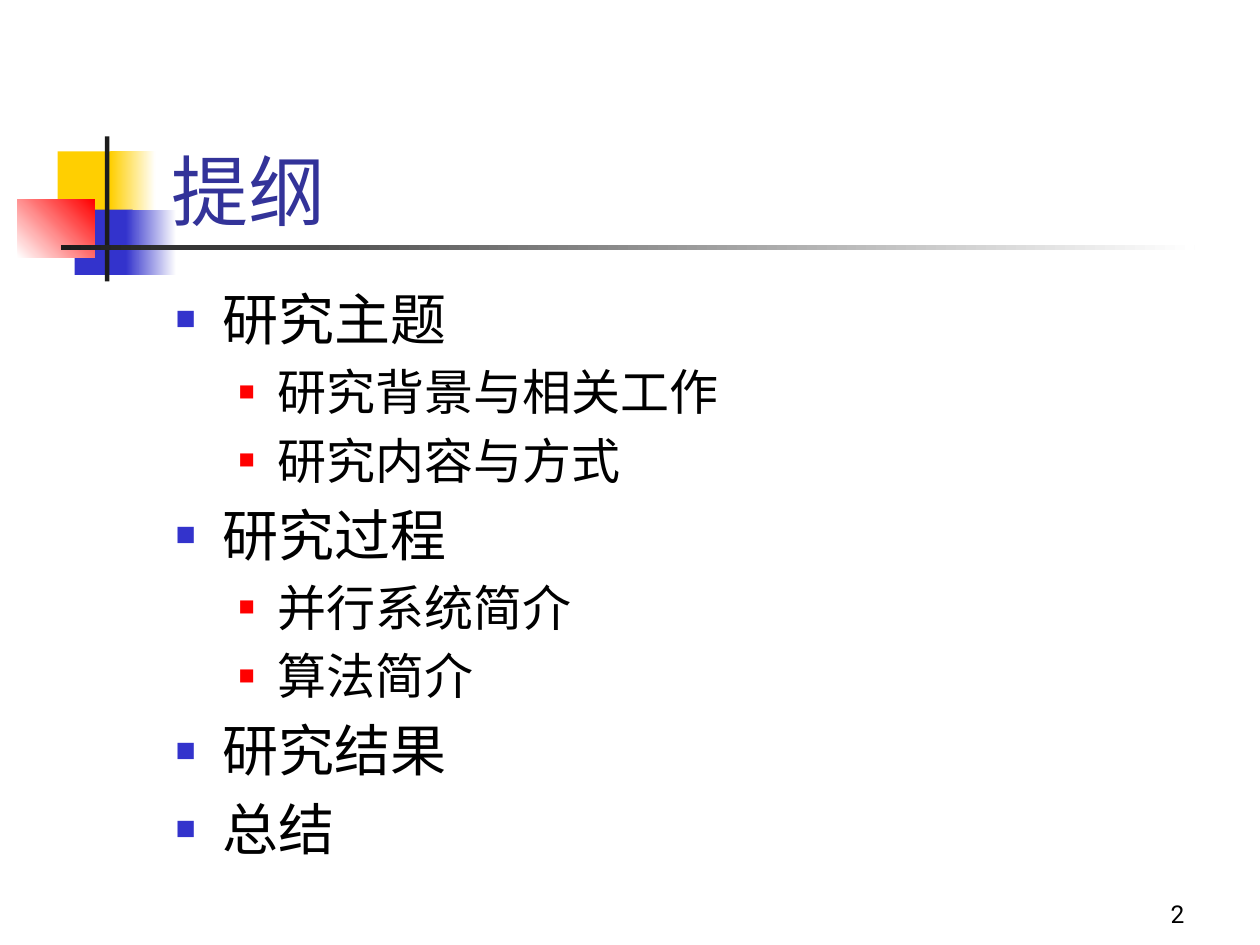
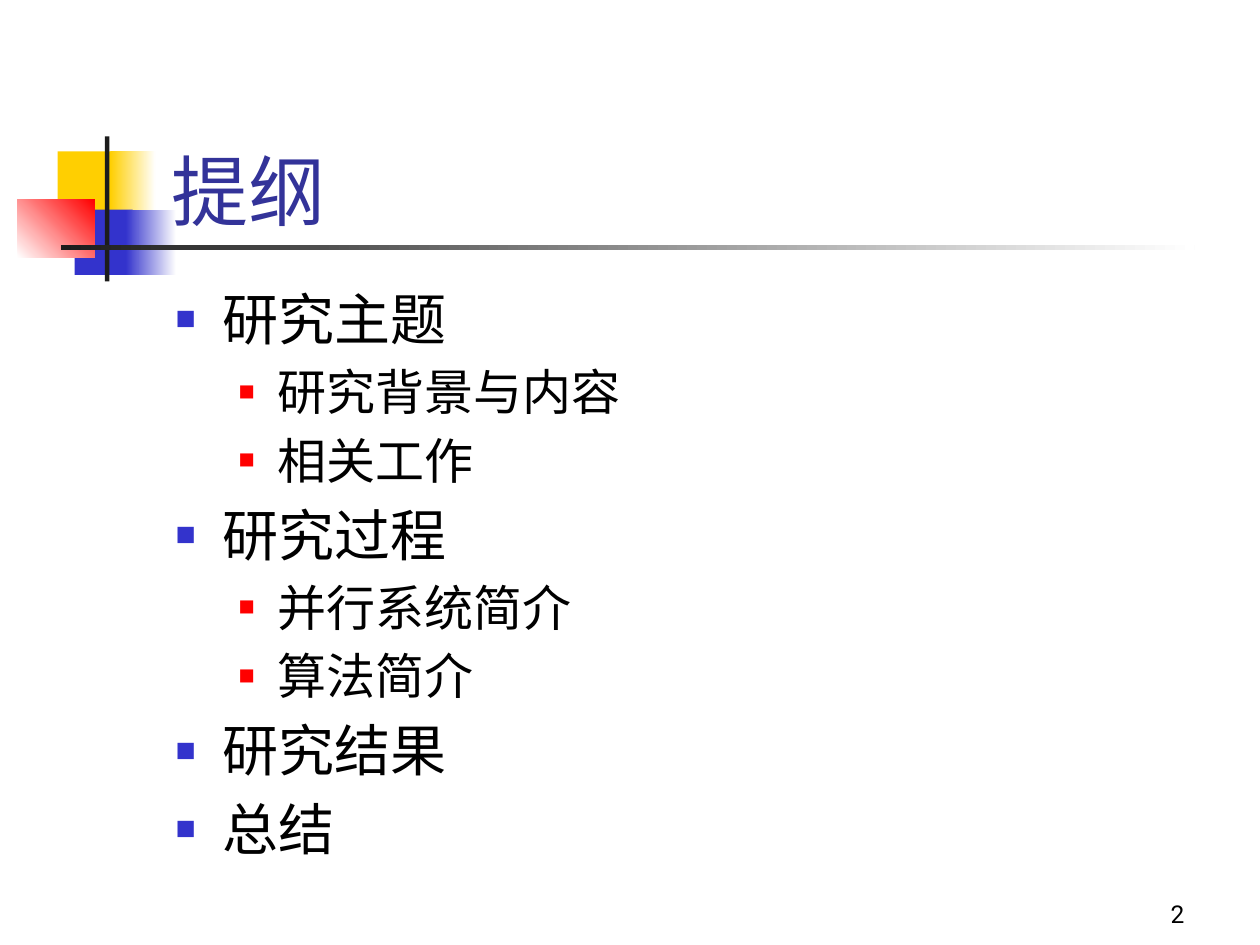
Before and after one commit to penghaoruo/grad-draft, a slide deck: slide 2 of ppt/答辩报告-彭昊若.pptx. Drawn at 1260x945 pixels with LibreOffice and Linux fonts; fonts in the diff are those of the drawing. Boxes give left, top, right and bottom in pixels: in the first picture for what was removed or moved away, otherwise in the second. Text is boxed around its words. In the diff, an @@ line names an element or a change of style, - is before the commit and + after.

```diff
--- a/ppt/答辩报告-彭昊若.pptx
+++ b/ppt/答辩报告-彭昊若.pptx
@@ text at box(278, 368, 621, 483): text changed @@
-  ■ 研究背景与相关工作
-  ■ 研究内容与方式
+  ■ 研究背景与内容
+  ■ 相关工作
```
Also in this commit, not shown: 9 other slides changed, 1 slide added, 1 slide removed, 6 other files.
